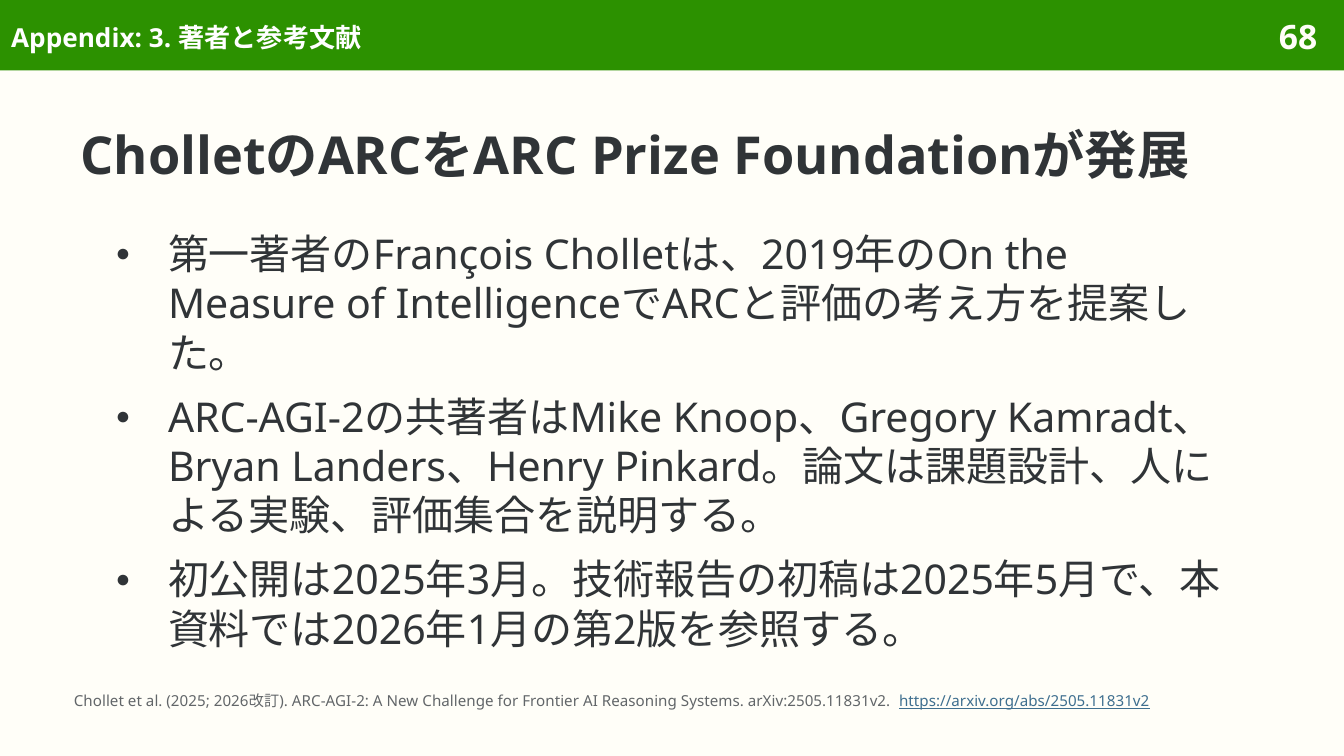
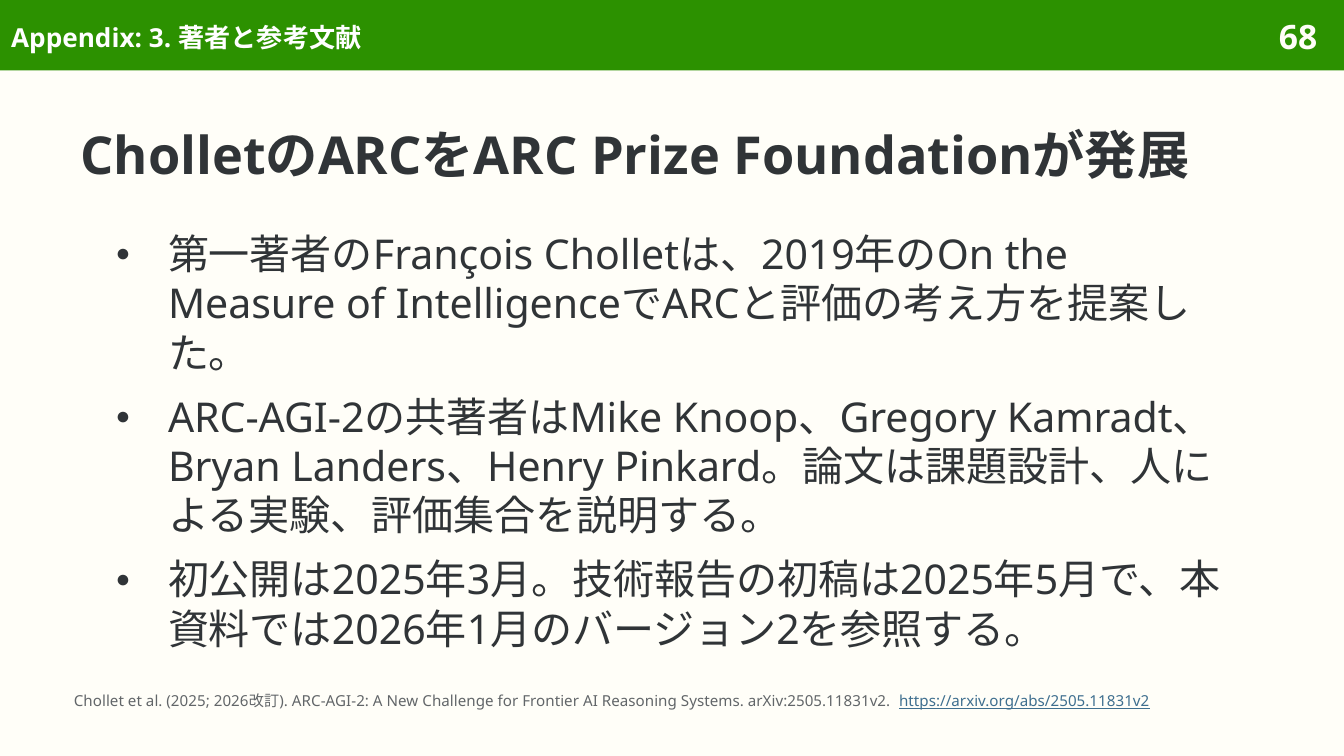
Before and after one commit to sasakiy84/datasets-in-10-minutes, a slide deck: slide 68 of slides/datasets-in-10-minutes-arc-agi-2.pptx. Drawn at 1344x756 pixels with LibreOffice and Linux fonts; fonts in the diff are those of the drawing. Boxes give left, top, right and bottom in pixels: in the first picture for what was removed or moved away, otherwise in the second. Text is boxed around its words. In the diff, an @@ line names an element or a change of style, - is before the commit and + after.

```diff
--- a/slides/datasets-in-10-minutes-arc-agi-2.pptx
+++ b/slides/datasets-in-10-minutes-arc-agi-2.pptx
@@ text at bbox=[168, 559, 1221, 648]: text changed @@
-● 初公開は2025年3月。技術報告の初稿は2025年5月で、本資料では2026年1月の第2版を参照する。
+● 初公開は2025年3月。技術報告の初稿は2025年5月で、本資料では2026年1月のバージョン2を参照する。
```
Also in this commit, not shown: 21 other slides changed, 7 other files.
